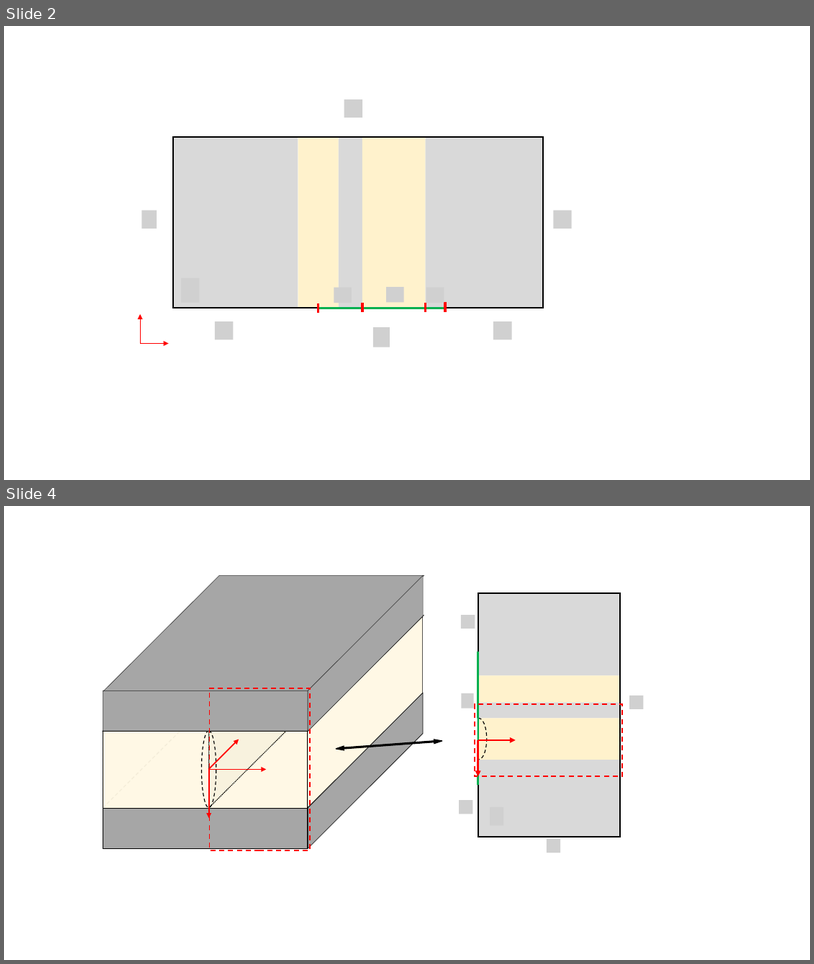
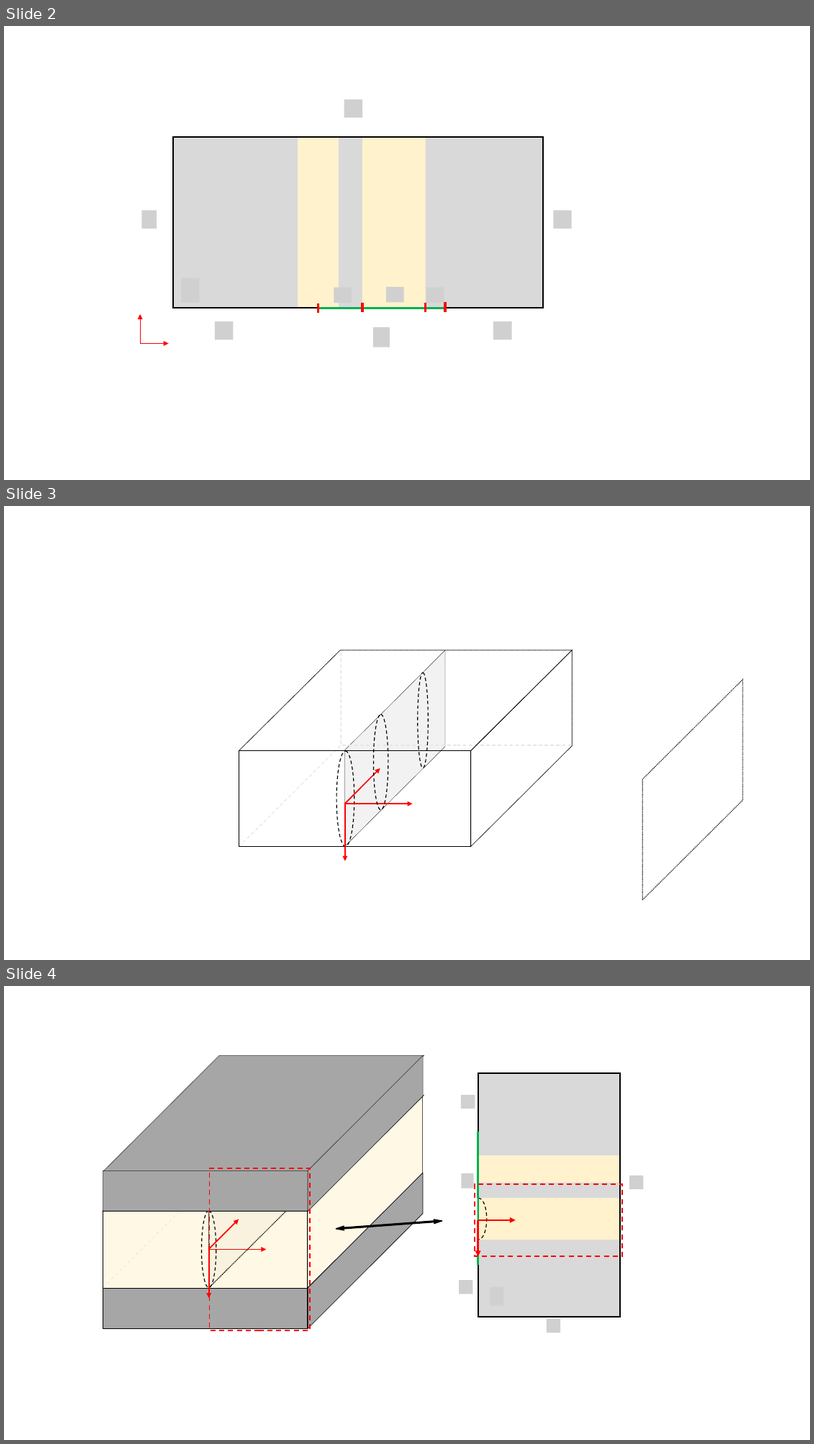
Before and after one commit to Ivashchenkospb/Diploma, a slide deck: Pics/Illustrations.pptx. Shown one above the other, each under a label of ours: slides 2 and 4 before the commit, slides 2, 3 and 4 after it; the slides between them are not shown. The pictures are 814x964 and 814x1444 pixels, drawn with LibreOffice and Linux fonts; fonts in the diff are those of the drawing; grey boxes stand for pictures; background and template pictures are left out. Boxes give left, top, right and bottom in pixels: in the first picture for what was removed or moved away, otherwise in the second. Text is boxed around its words. In the diff, an @@ line names an element or a change of style, - is before the commit and + after.

```diff
--- a/Pics/Illustrations.pptx
+++ b/Pics/Illustrations.pptx
@@ slide 3 added at [4,506,810,960], background #FFFFFF @@
@@ parallelogram added at [239,650,342,847], outline #E7E6E6 1 pt dashed @@
@@ parallelogram added at [239,650,573,750], outline #000000 0.5 pt @@
@@ rectangle added at [341,651,573,745], outline #E7E6E6 1 pt dashed @@
@@ parallelogram added at [345,650,445,846], fill #F2F2F2, outline #000000 0.25 pt @@
@@ parallelogram added at [471,650,572,847], outline #000000 0.5 pt @@
@@ ellipse added at [418,672,428,767], outline #000000 1 pt dashed @@
@@ parallelogram added at [643,680,743,900], outline #000000 1 pt dashed @@
@@ ellipse added at [373,714,388,810], outline #000000 1 pt dashed @@
@@ rectangle added at [239,750,471,846], outline #000000 0.5 pt @@
@@ ellipse added at [337,751,355,847], outline #000000 1 pt dashed @@
@@ arrow added from (345, 803) to (381, 768), #FF0000 1.5 pt @@
@@ arrow added from (345, 803) to (413, 803), #FF0000 1.5 pt @@
@@ arrow added from (345, 803) to (345, 861), #FF0000 1.5 pt @@
```
Also in this commit, not shown: 2 other slides added, 1 slide removed, 39 other files.
